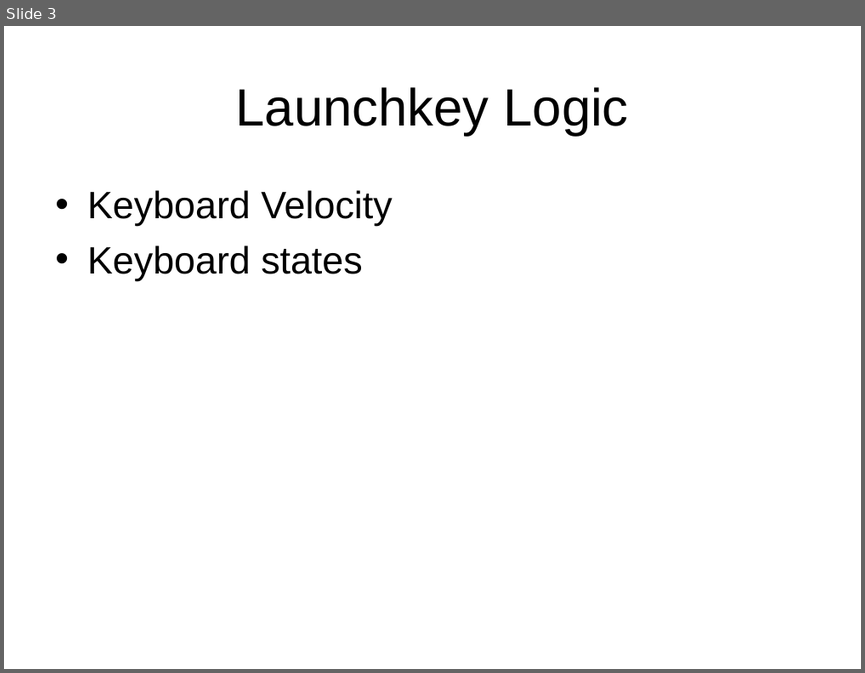
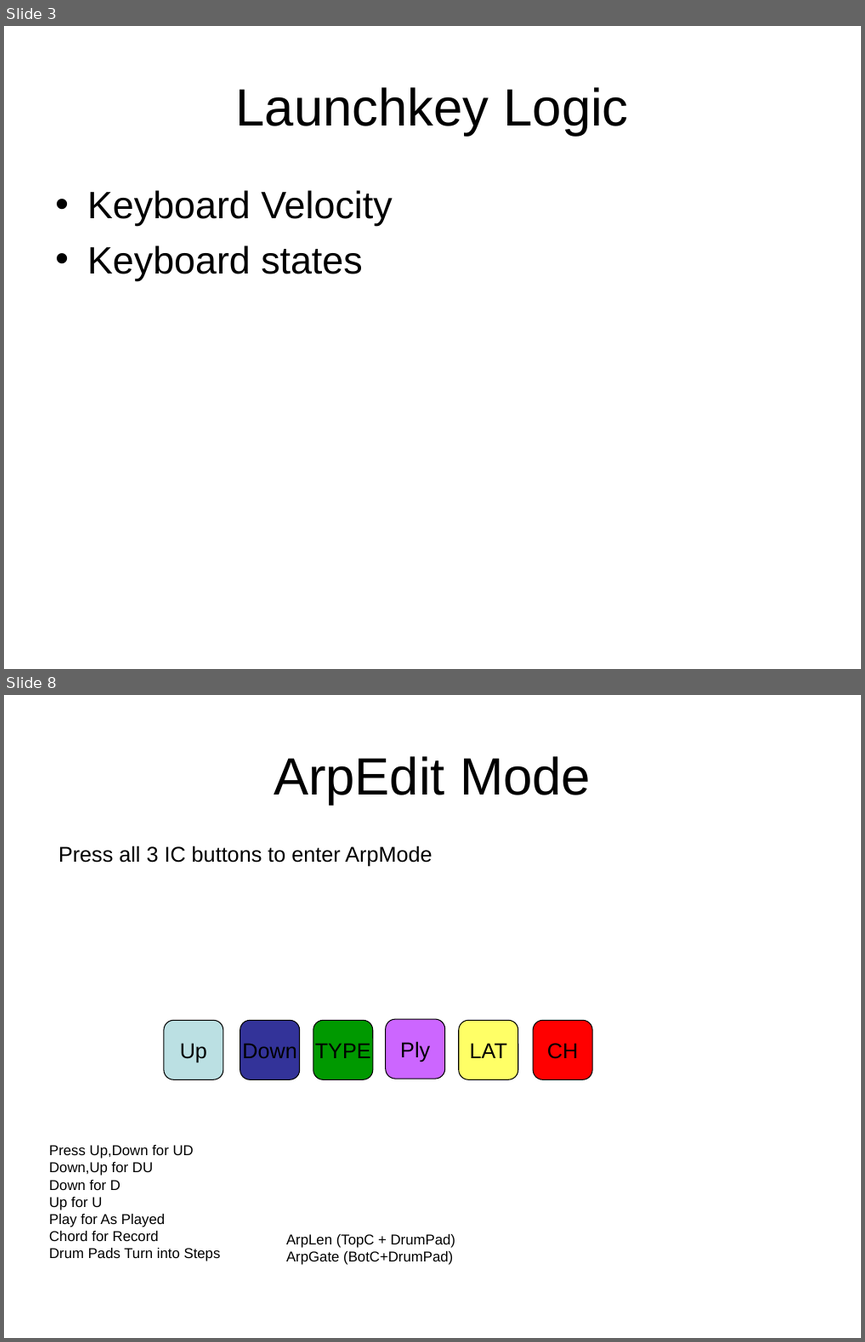
Before and after one commit to AdrianGin/NovationLaunchkey, a slide deck: NovationLaunchkey/res/TechDiagram.ppt. Shown one above the other, each under a label of ours: slide 3 before the commit, slides 3 and 8 after it; the slides between them are not shown. The pictures are 865x673 and 865x1342 pixels, drawn with LibreOffice and Linux fonts; fonts in the diff are those of the drawing. Boxes give left, top, right and bottom in pixels: in the first picture for what was removed or moved away, otherwise in the second. Text is boxed around its words. In the diff, an @@ line names an element or a change of style, - is before the commit and + after.

```diff
--- a/NovationLaunchkey/res/TechDiagram.ppt
+++ b/NovationLaunchkey/res/TechDiagram.ppt
@@ slide 8 added at <box>4,695,861,1338</box>, background #FFFFFF @@
@@ title added at <box>273,756,590,805</box>, 44 pt, text #000000 @@
+ArpEdit Mode
@@ text added at <box>58,845,432,866</box>, 18 pt, text #000000 @@
+Press all 3 IC buttons to enter ArpMode
@@ rounded rectangle added at <box>163,1020,222,1079</box>, fill #BBE0E3, outline #000000 0.74 pt, 18 pt, text #000000 @@
+Up
@@ rounded rectangle added at <box>240,1020,300,1079</box>, fill #333399, outline #000000 0.74 pt, 18 pt, text #000000 @@
+Down
@@ rounded rectangle added at <box>313,1020,372,1079</box>, fill #009900, outline #000000 0.74 pt, 18 pt, text #000000 @@
+TYPE
@@ freeform shape added at <box>386,1019,444,1078</box>, fill #CC66FF, outline #000000 0.74 pt, 18 pt, text #000000 @@
+Ply
@@ rounded rectangle added at <box>459,1020,518,1079</box>, fill #FFFF66, outline #000000 0.74 pt, 18 pt, text #000000 @@
+LAT
@@ freeform shape added at <box>533,1020,591,1079</box>, fill #FF0000, outline #000000 0.74 pt, 18 pt, text #000000 @@
+CH
@@ text added at <box>49,1145,221,1261</box>, 12 pt, text #000000 @@
+Press Up,Down for UD
+Down,Up for DU
+Down for D
+Up for U
+Play for As Played
+Chord for Record
+Drum Pads Turn into Steps
@@ text added at <box>286,1234,455,1265</box>, 12 pt, text #000000 @@
+ArpLen (TopC + DrumPad)
+ArpGate (BotC+DrumPad)
```
Also in this commit, not shown: 1 slide changed, 4 other slides added, 5 other files.
